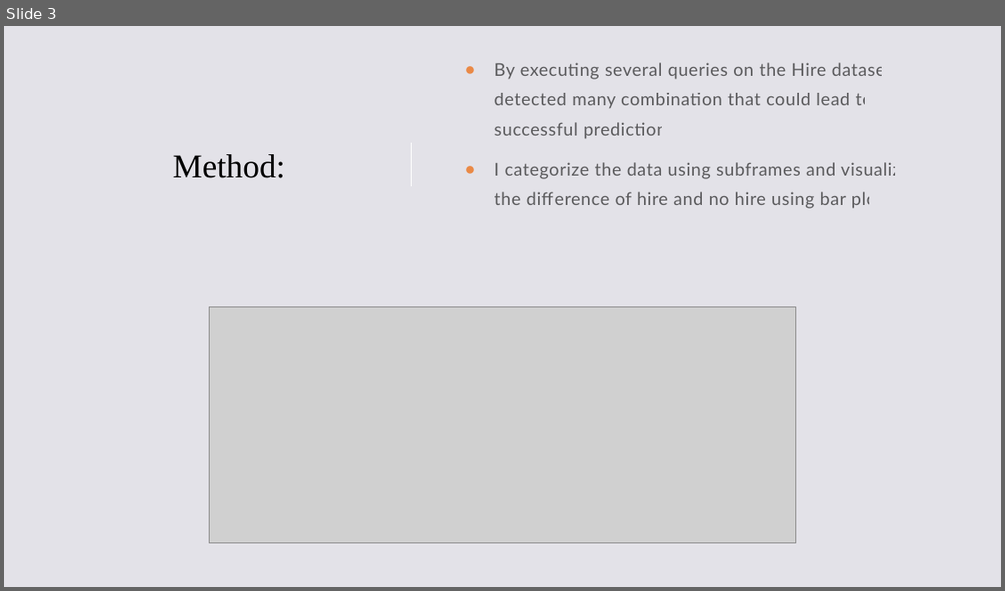
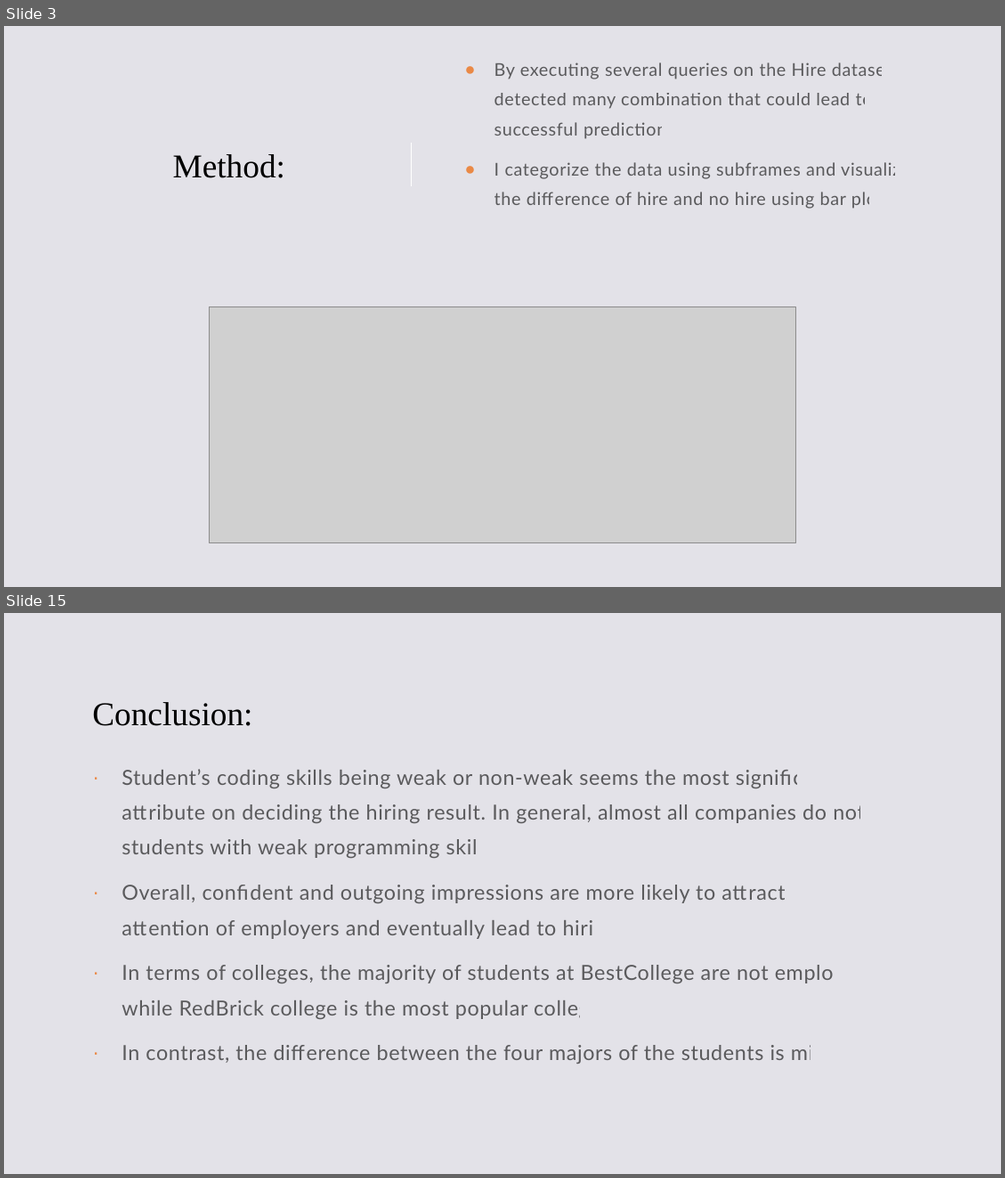
Before and after one commit to XYM-2001/Rutgers-CS142Data101, a slide deck: PredictionChallenge.pptx. Shown one above the other, each under a label of ours: slide 3 before the commit, slides 3 and 15 after it; the slides between them are not shown. The pictures are 1005x591 and 1005x1178 pixels, drawn with LibreOffice and Linux fonts; fonts in the diff are those of the drawing; grey boxes stand for pictures. Boxes give left, top, right and bottom in pixels: in the first picture for what was removed or moved away, otherwise in the second. Text is boxed around its words. In the diff, an @@ line names an element or a change of style, - is before the commit and + after.

```diff
--- a/PredictionChallenge.pptx
+++ b/PredictionChallenge.pptx
@@ slide 15 added at (4, 613, 1001, 1174), background #E3E2E8 @@
@@ title added at (92, 702, 252, 726), 32 pt, text #000000 @@
+Conclusion:
@@ text added at (121, 769, 873, 1063), 20 pt, text #000000 at 60% opacity @@
+· Student’s coding skills being weak or non-weak seems the most significant attribute on deciding the hiring result. In general, almost all companies do not like students with weak programming skills.
+· Overall, confident and outgoing impressions are more likely to attract the attention of employers and eventually lead to hiring.
+· In terms of colleges, the majority of students at BestCollege are not employed, while RedBrick college is the most popular college.
+· In contrast, the difference between the four majors of the students is minor.
```
Also in this commit, not shown: 1 slide changed, 12 other slides added, 3 other files.
